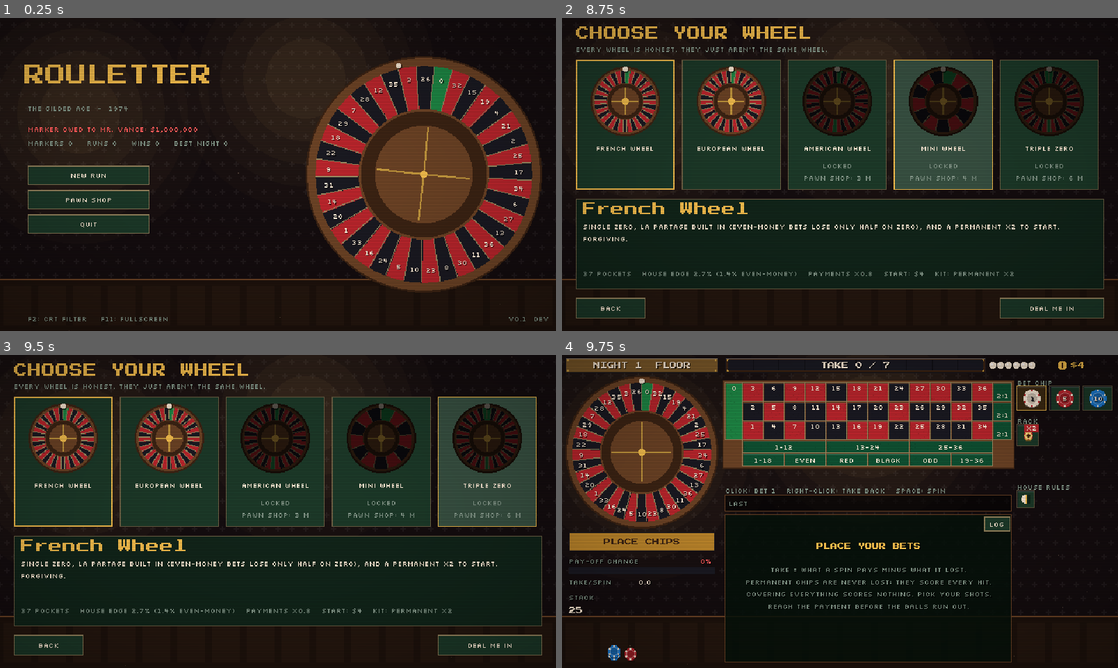
Above: before the commit, frames 1-4 (two rows, left to right).
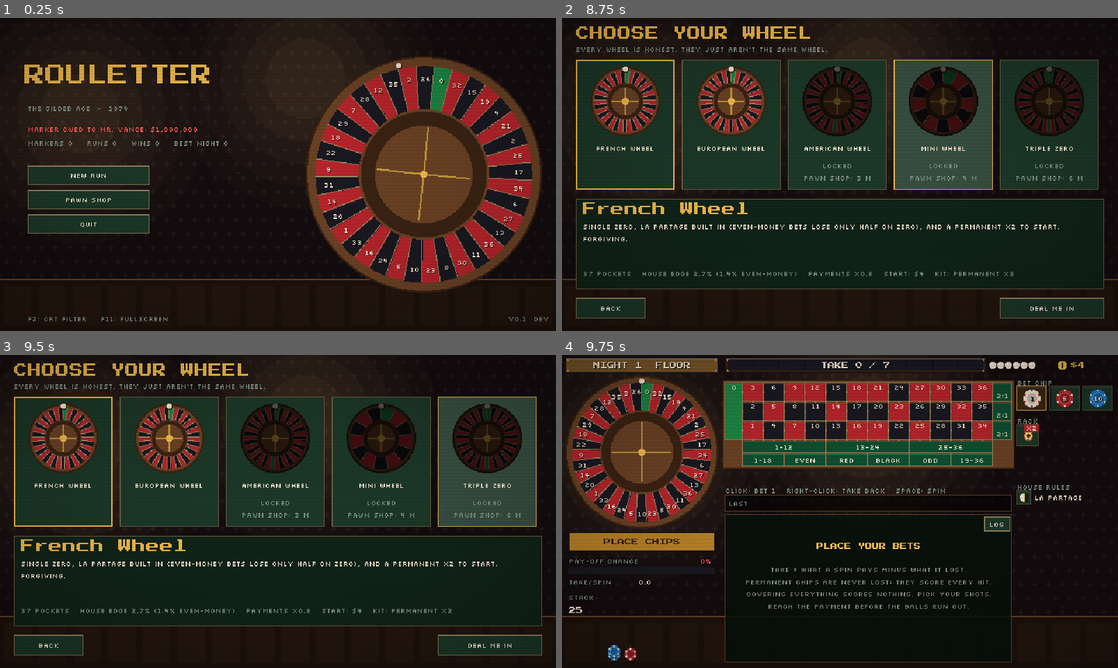
Above: after the commit, the same moments.

Repository: sugnauk/Rouletter
Game: Godot game, scene res://scenes/main.tscn
Same seed, same stepped clock (60 frames per second), same inputs: the game is played once before the commit and once after it.
Inputs (mouse positions are in pixels of both pictures, inside the frame that each line leads up to):
- Up to frame 1 (0.25 s): no input
- Up to frame 2 (8.75 s): click "New Run" at 0.5 s; click "New Run" at 1.25 s; click "Pawn Shop" at 2 s; click "Pawn Shop" at 2.75 s; click "New Run" at 3.5 s; click "Pawn Shop" at 4.25 s; tap Enter at 5, 5.1 s; move the mouse to (962, 158) at 5.02 s; click (962, 158) at 5.17 s; tap Space at 5.27 s; click "French Wheel" at 5.75 s; click "European Wheel" at 6.5 s; click "American Wheel" at 7.25 s; click "Mini Wheel" at 8 s
- Up to frame 3 (9.5 s): click "Triple Zero" at 8.75 s
- Up to frame 4 (9.75 s): click "Deal me in" at 9.5 s

Frames 1-3 are identical in both runs. In frame 4, 0.7% of the frame differs, in the area x 30-94%, y 9-49%.

Commit message:
Inside bets on felt lines (splits, streets, corners, six-lines), chip counts on chips, refresh icon, named house rules
Co-Authored-By: Claude Sonnet 5.5 <noreply@anthropic.com>
Claude-Session: https://claude.ai/code/session_013q6d3yRkHgTahmnKYGjD8n

Diff:
--- a/core/board.gd
+++ b/core/board.gd
@@ -1,12 +1,14 @@
 extends RefCounted
 ## Felt geometry for one wheel: pockets, the 3xN grid, every bet and adjacency.
 ## Payouts use one fair-minus-zeros formula: payout = numbers / numbers_covered - 1
-## (36 numbers -> 35/17/11/8/2/1; 12 numbers -> 11/5/3/2/2/1).
+## (36 numbers -> 35/17/11/8/5/2/1; 12 numbers -> 11/5/3/2/1/1).
 ## Grid: number n sits at grid column (n-1)/3 (a "street") and grid row (n-1)%3,
 ## row 0 being the 1,4,7.. row (drawn at the bottom).
 
 const Wheels := preload("res://core/wheels.gd")
 
+## Inside bets that sit on the lines of the felt (clickable between the number squares).
+const LINE_TYPES := ["split", "street", "corner", "line"]
 const OUTSIDE_TYPES := ["column", "dozen", "red", "black", "odd", "even", "low", "high", "sector"]
 
 var wheel_id: String
@@ -49,6 +51,7 @@
 		var b := c * 3 + 1
 		_add("ST%d" % b, "street", [b, b + 1, b + 2])
 		if c < cols - 1:
+			_add("LN%d" % b, "line", [b, b + 1, b + 2, b + 3, b + 4, b + 5])
 			for r in range(2):
 				_add("CO%d" % (b + r), "corner", [b + r, b + r + 1, b + r + 3, b + r + 4])
 	for r in range(3):
@@ -92,6 +95,10 @@
 
 func all_bet_keys() -> Array:
 	return bets.keys()
+
+
+func is_line_bet(key: String) -> bool:
+	return bets[key].type in LINE_TYPES
 
 
 func is_outside(key: String) -> bool:
--- a/core/run_state.gd
+++ b/core/run_state.gd
@@ -121,8 +121,6 @@
 	var b: Dictionary = felt.board.bet(key)
 	if b.type == "sector" and not has_feature("call_bets"):
 		return false
-	if b.type in ["split", "street", "corner"]:
-		return false  # not exposed in this slice's UI
 	if felt.boss_rule == "no_outside" and felt.board.is_outside(key):
 		return false
 	return true
--- a/scenes/screens/table_screen.gd
+++ b/scenes/screens/table_screen.gd
@@ -31,7 +31,7 @@
 var status_lbl: Label
 var denom_box: HBoxContainer
 var rack_grid: GridContainer
-var rules_flow: HFlowContainer
+var rules_flow: VBoxContainer
 var boss_panel: Panel
 var boss_lbl: Label
 var log_box: RichTextLabel
@@ -112,9 +112,8 @@
 	P.place(rack_grid, Vector2(RIGHT_X, 80))
 	add_child(rack_grid)
 	P.place(P.label(self, "HOUSE RULES", P.FONT_SMALL, P.DIM), Vector2(RIGHT_X, 146))
-	rules_flow = HFlowContainer.new()
-	rules_flow.add_theme_constant_override("h_separation", 3)
-	rules_flow.add_theme_constant_override("v_separation", 3)
+	rules_flow = VBoxContainer.new()
+	rules_flow.add_theme_constant_override("separation", 2)
 	P.place(rules_flow, Vector2(RIGHT_X, 156), Vector2(RIGHT_W, 0))
 	add_child(rules_flow)
 	boss_panel = Panel.new()
@@ -229,10 +228,21 @@
 	for c in rules_flow.get_children():
 		c.queue_free()
 	for r in run.felt.wheel_rules + run.felt.house_rules:
-		var tok = Token.new(r, Vector2(20, 20))
-		tok.hover_text = "%s%s: %s" % [Content.HOUSE_RULES[r].name, " (wheel)" if r in run.felt.wheel_rules else "", Content.HOUSE_RULES[r].desc]
+		var row := HBoxContainer.new()
+		row.add_theme_constant_override("separation", 4)
+		var tok = Token.new(r, Vector2(16, 16))
+		var info: Dictionary = Content.HOUSE_RULES[r]
+		tok.hover_text = "%s%s: %s" % [info.name, " (wheel)" if r in run.felt.wheel_rules else "", info.desc]
 		tok.hover_target = _status
-		rules_flow.add_child(tok)
+		row.add_child(tok)
+		var lbl := P.label(row, info.name, P.FONT_SMALL, P.CREAM)
+		lbl.custom_minimum_size = Vector2(RIGHT_W - 20, 16)
+		lbl.vertical_alignment = VERTICAL_ALIGNMENT_CENTER
+		lbl.autowrap_mode = TextServer.AUTOWRAP_WORD_SMART
+		lbl.mouse_filter = Control.MOUSE_FILTER_PASS
+		lbl.mouse_entered.connect(func(): _status(tok.hover_text))
+		lbl.mouse_exited.connect(func(): _status(""))
+		rules_flow.add_child(row)
 
 
 func _select_item(i: int) -> void:
--- a/scenes/ui/art.gd
+++ b/scenes/ui/art.gd
@@ -148,9 +148,10 @@
 			ci.draw_arc(c, 5 * s, -PI, 0, 10, P.GOLD, 2.0 * s, false)
 			R.call(5, 5, 2, 6, P.GOLD)
 		"reroll":
-			R.call(1, 1, 10, 10, P.CREAM)
-			for p in [[3, 3], [7, 3], [5, 5], [3, 7], [7, 7]]:
-				R.call(p[0], p[1], 2, 2, P.BLACK)
+			# Refresh symbol: an open circular arrow, arrowhead at the top right.
+			ci.draw_arc(c, 4 * s, -PI * 0.1, PI * 1.5, 16, P.CREAM, 2.0 * s, false)
+			var e := c + Vector2(0, -4) * s
+			ci.draw_colored_polygon(PackedVector2Array([e + Vector2(0, -3) * s, e + Vector2(0, 3) * s, e + Vector2(3.5, 0) * s]), P.CREAM)
 		"stack":
 			for i in range(4):
 				R.call(2, 9 - i * 2, 8, 2, [P.CREAM, P.RED, P.CREAM, P.RED][i])
--- a/scenes/ui/felt_view.gd
+++ b/scenes/ui/felt_view.gd
@@ -18,6 +18,7 @@
 
 var run
 var rects: Dictionary = {}
+var line_rects: Dictionary = {}  ## splits, streets, corners, six-lines: small zones on the felt lines
 var hover_key: String = ""
 var targets: Array = []          ## keys to highlight (upgrade placement)
 var flashes: Dictionary = {}     ## key -> seconds left
@@ -26,8 +27,12 @@
 var cell_w: float = 24.0
 
 
+const ZONE := 8.0               ## width of the clickable strip on a felt line
+
+
 func layout() -> void:
 	rects.clear()
+	line_rects.clear()
 	var B = run.felt.board
 	cell_w = minf(40.0, floor(GRID_W / B.cols))
 	var grid_w: float = cell_w * B.cols
@@ -51,12 +56,53 @@
 		var calls := ["VOI", "TIE", "ORP"]
 		for i in range(3):
 			rects[calls[i]] = Rect2(ZERO_W + i * grid_w / 3.0, y2 + STRIP_H * 2.0, grid_w / 3.0, STRIP_H)
+	_layout_lines(B, cell_w)
 	var h: float = y2 + STRIP_H * (3.0 if run.has_feature("call_bets") else 2.0)
 	custom_minimum_size = Vector2(ZERO_W + grid_w + COL_W, h).ceil()
 	size = custom_minimum_size
 	queue_redraw()
 
 
+## Clickable zones on the lines between squares: corners where four squares meet, splits on an
+## edge, streets / six-lines on the edge against the dozens strip, and zero splits.
+func _layout_lines(B, cw: float) -> void:
+	var hz := ZONE / 2.0
+	var floor_y := ROW_H * 3.0
+	for c in range(B.cols):
+		var b := c * 3 + 1
+		var x0: float = ZERO_W + c * cw
+		var xr: float = x0 + cw
+		_zone("ST%d" % b, Rect2(x0 + hz, floor_y - hz, cw - ZONE, ZONE))
+		if c < B.cols - 1:
+			_zone("LN%d" % b, Rect2(xr - hz, floor_y - hz, ZONE, ZONE))
+			for r in range(3):
+				var top: float = (2 - r) * ROW_H
+				_zone("SP%d_%d" % [b + r, b + r + 3], Rect2(xr - hz, top + hz, ZONE, ROW_H - ZONE))
+				if r < 2:
+					_zone("CO%d" % (b + r), Rect2(xr - hz, top - hz, ZONE, ZONE))
+		for r in range(2):
+			var edge: float = (2 - r) * ROW_H
+			_zone("SP%d_%d" % [b + r, b + r + 1], Rect2(x0 + hz, edge - hz, cw - ZONE, ZONE))
+	# Zero splits sit on the boundary between the zeros and the first column, one slot per zero.
+	var nz: int = B.zeros.size()
+	for i in range(nz):
+		for j in range(3):
+			var top: float = (2 - j) * ROW_H
+			var slot: float = ROW_H / nz
+			_zone("SP%d_%d" % [B.zeros[i], j + 1], Rect2(ZERO_W - hz, top + i * slot + (hz if nz == 1 else 0.0), ZONE, slot - (ZONE if nz == 1 else 0.0)))
+
+
+func _zone(key: String, r: Rect2) -> void:
+	if run.felt.board.has_bet(key):
+		line_rects[key] = r
+
+
+func rect_of(k: String) -> Rect2:
+	if line_rects.has(k):
+		return line_rects[k]
+	return rects.get(k, Rect2(size / 2.0, Vector2.ZERO))
+
+
 func flash(key: String, t: float = 0.8) -> void:
 	flashes[key] = t
 
@@ -66,7 +112,7 @@
 
 
 func float_text(key: String, text: String, col: Color = P.GOLD) -> void:
-	var r: Rect2 = rects.get(key, Rect2(size / 2.0, Vector2.ZERO))
+	var r: Rect2 = rect_of(key)
 	floaters.append({"text": text, "pos": r.get_center(), "t": 1.2, "col": col})
 
 
@@ -109,6 +155,9 @@
 
 
 func key_at(pos: Vector2) -> String:
+	for k in line_rects:
+		if line_rects[k].has_point(pos):
+			return k
 	for k in rects:
 		if rects[k].has_point(pos):
 			return k
@@ -122,6 +171,10 @@
 	var font := P.font()
 	draw_rect(Rect2(Vector2(-3, -3), size + Vector2(6, 6)), P.WOOD_DARK)
 	draw_rect(Rect2(Vector2(-2, -2), size + Vector2(4, 4)), P.WOOD)
+	var covered := {}
+	if hover_key != "" and B.has_bet(hover_key) and B.is_line_bet(hover_key):
+		for n in B.bet(hover_key).numbers:
+			covered[Board.straight_key(n)] = true
 	for k in rects:
 		var r: Rect2 = rects[k]
 		var bg: Color = P.FELT
@@ -138,6 +191,8 @@
 				bg = P.FELT_DARK
 		if k == hover_key:
 			bg = bg.lightened(0.18)
+		elif covered.has(k):
+			bg = bg.lightened(0.14)
 		if k in targets:
 			bg = bg.lerp(P.CYAN, 0.45)
 		if flashes.has(k):
@@ -160,10 +215,14 @@
 		if up != "":
 			draw_rect(Rect2(r.position + Vector2(1, 1), Vector2(r.size.x - 2, 2)), _upgrade_color(up))
 		var tw := font.get_string_size(text, HORIZONTAL_ALIGNMENT_LEFT, -1, fsize).x
-		var ty: float = r.position.y + (9.0 if Board.is_straight(k) else r.size.y - 4.0)
+		var ty: float = r.position.y + (8.0 if Board.is_straight(k) else r.size.y - 4.0)
 		var tcol: Color = P.CREAM if run.can_bet_on(k) or Board.is_straight(k) else P.DIM
-		draw_string(font, Vector2(floor(r.get_center().x - tw / 2.0), floor(ty)), text, HORIZONTAL_ALIGNMENT_LEFT, -1, fsize, tcol)
+		var tx: float = floor(r.get_center().x - tw / 2.0)
+		if not Board.is_straight(k) and r.size.y <= STRIP_H + 1.0 and not run.felt.chips_on(k).is_empty():
+			tx = r.position.x + 3.0  # make room for the chips on the right of a strip
+		draw_string(font, Vector2(tx, floor(ty)), text, HORIZONTAL_ALIGNMENT_LEFT, -1, fsize, tcol)
 		_draw_chips(k, r, font)
+	_draw_line_zones(font)
 	for f in floaters:
 		var a: float = clampf(f.t, 0.0, 1.0)
 		var w := font.get_string_size(f.text, HORIZONTAL_ALIGNMENT_LEFT, -1, P.FONT).x
@@ -172,6 +231,22 @@
 		draw_string(font, pos, f.text, HORIZONTAL_ALIGNMENT_LEFT, -1, P.FONT, Color(f.col, a))
 
 
+func _draw_line_zones(font: Font) -> void:
+	for k in line_rects:
+		var r: Rect2 = line_rects[k]
+		if k == hover_key:
+			draw_rect(r, Color(P.GOLD, 0.45))
+			draw_rect(r, P.GOLD, false, 1.0)
+		elif run.felt.chips_on(k).is_empty():
+			draw_rect(Rect2(r.get_center().floor() - Vector2(1, 1), Vector2(2, 2)), Color(P.CREAM, 0.3))
+		if flashes.has(k):
+			draw_rect(r, Color(P.GOLD, clampf(flashes[k], 0.0, 0.7)))
+	for k in line_rects:
+		_draw_chips(k, line_rects[k], font)
+
+
+## Chips on a bet area: a bet stack (count printed on the chip) and up to two permanent chips,
+## fanned out so counts never fight the square's own label.
 func _draw_chips(k: String, r: Rect2, font: Font) -> void:
 	var chips: Array = run.felt.chips_on(k)
 	if chips.is_empty():
@@ -183,24 +258,36 @@
 			bet_total += c.value
 		else:
 			perms.append(c)
-	var base := Vector2(r.end.x - 7.0, r.end.y - 7.0).floor()
+	var entries := []
+	if bet_total > 0:
+		entries.append({"col": Art.denom_color(bet_total), "kind": "bet", "value": bet_total, "frozen": false})
+	for c in perms.slice(0, 2):
+		entries.append({"col": P.chip_color(c.kind), "kind": c.kind, "value": c.value, "frozen": c.id == run.felt.frozen_id})
+	var is_line := line_rects.has(k)
+	var rad := 5.0 if (is_line or r.size.y <= STRIP_H + 1.0 or not Board.is_straight(k)) else 6.0
 	var scale: float = 1.0 + (pops.get(k, 0.0) * 1.6)
-	var i := 0
-	for c in perms:
-		var p := base - Vector2(i * 8, 0)
-		Art.chip(self, p, 5.0 * scale, P.chip_color(c.kind), c.kind, 0, c.id == run.felt.frozen_id)
-		if c.value > 1:
-			_tiny(font, p + Vector2(-2, -6), str(c.value))
-		i += 1
-		if i >= 2:
-			break
-	if bet_total > 0:
-		# A physical stack: one chip per denomination step, coloured like casino chips.
-		var p2 := Vector2(r.position.x + 7.0, r.end.y - 7.0).floor()
-		var layers := mini(4, 1 + bet_total / 5)
-		for l in range(layers):
-			Art.chip(self, p2 - Vector2(0, l * 2), 5.0 * scale, Art.denom_color(bet_total))
-		_tiny(font, p2 + Vector2(5, -5 - layers * 2), str(bet_total))
+	var n := entries.size()
+	var spacing := minf(2.0 * rad - 1.0, (r.size.x - 2.0 * rad - 2.0) / maxf(1.0, n - 1.0)) if not is_line else 6.0
+	spacing = maxf(spacing, 5.0)
+	var first: Vector2   # centre of the first chip; the rest fan out to the right
+	if is_line:
+		first = r.get_center() - Vector2((n - 1) * spacing / 2.0, 0)
+	elif Board.is_straight(k):
+		first = Vector2(r.get_center().x - (n - 1) * spacing / 2.0, r.end.y - 7.0)
+	elif r.size.y <= STRIP_H + 1.0:
+		first = Vector2(r.end.x - 7.0 - (n - 1) * spacing, r.get_center().y)  # strips: chips hug the right edge
+	else:
+		first = Vector2(r.get_center().x - (n - 1) * spacing / 2.0, r.position.y + 7.0)  # columns: chips above the label
+	for i in range(n):
+		var e: Dictionary = entries[i]
+		var p := (first + Vector2(i * spacing, 0)).floor()
+		Art.chip(self, p, rad * scale, e.col, e.kind, 0, e.frozen)
+		var v: int = e.value
+		if v > 1 or e.kind == "bet":
+			var txt := str(v) if v < 100 else "99+"
+			var dark: bool = Color(e.col).get_luminance() > 0.45
+			var tw := font.get_string_size(txt, HORIZONTAL_ALIGNMENT_LEFT, -1, P.FONT_SMALL).x
+			draw_string(font, p + Vector2(-floor(tw / 2.0), 3), txt, HORIZONTAL_ALIGNMENT_LEFT, -1, P.FONT_SMALL, P.BLACK if dark else P.CREAM)
 
 
 func _coin(p: Vector2, rad: float, col: Color, frozen: bool) -> void:
@@ -251,12 +338,18 @@
 			return "Tiers"
 		"ORP":
 			return "Orphelins"
+	if B.has_bet(k) and B.is_line_bet(k):
+		var names := []
+		for n in B.bet(k).numbers:
+			names.append(B.label(n))
+		var kind: String = {"split": "Split", "street": "Street", "corner": "Corner", "line": "Line"}[B.bet(k).type]
+		return "%s %s" % [kind, "/".join(names)]
 	return k.capitalize()
 
 
 ## Centre of a bet area in this control's coordinates (for FX).
 func key_center(k: String) -> Vector2:
-	return rects.get(k, Rect2(size / 2.0, Vector2.ZERO)).get_center()
+	return rect_of(k).get_center()
 
 
 ## One-line description of a bet area for the status bar.
@@ -277,6 +370,6 @@
 		s += "  |  " + Content.UPGRADES[up].name
 	for c in run.felt.chips_on(k):
 		s += "  |  %s x%d" % ["Bet" if c.is_bet() else Content.CHIPS[c.kind].name, c.value]
-	if not Board.is_straight(k) and not run.can_bet_on(k):
+	if not Board.is_straight(k) and not B.is_line_bet(k) and not run.can_bet_on(k):
 		s += "  (closed)"
 	return s
--- a/tests/run_tests.gd
+++ b/tests/run_tests.gd
@@ -76,7 +76,7 @@
 
 func test_payout_formula() -> void:
 	var e = Board.new("european")
-	var want := {"S17": 35.0, "SP1_4": 17.0, "ST1": 11.0, "CO1": 8.0, "COL1": 2.0, "DOZ2": 2.0, "RED": 1.0, "TIE": 2.0, "ORP": 3.5}
+	var want := {"S17": 35.0, "SP1_4": 17.0, "ST1": 11.0, "CO1": 8.0, "LN1": 5.0, "COL1": 2.0, "DOZ2": 2.0, "RED": 1.0, "TIE": 2.0, "ORP": 3.5}
 	for k in want:
 		near(e.bet(k).payout, want[k], "european payout %s" % k)
 	var m = Board.new("mini")
@@ -301,7 +301,7 @@
 	check(run.place_bet("S17", 2) and run.felt.chips_on("S17")[0].value == 5, "bets merge")
 	check(run.take_back("S17") and run.table.stack == Content.START_STACK, "take back")
 	check(not run.can_bet_on("VOI"), "call bets locked by default")
-	check(not run.place_bet("SP1_4", 1), "splits not exposed")
+	check(run.place_bet("SP1_4", 1) and run.take_back("SP1_4"), "splits can be bet on")
 	check(run.place_chip(0, "S30"), "place kit magnet")
 	run.place_bet("S17", 1)
 	var before_cash: int = run.cash
